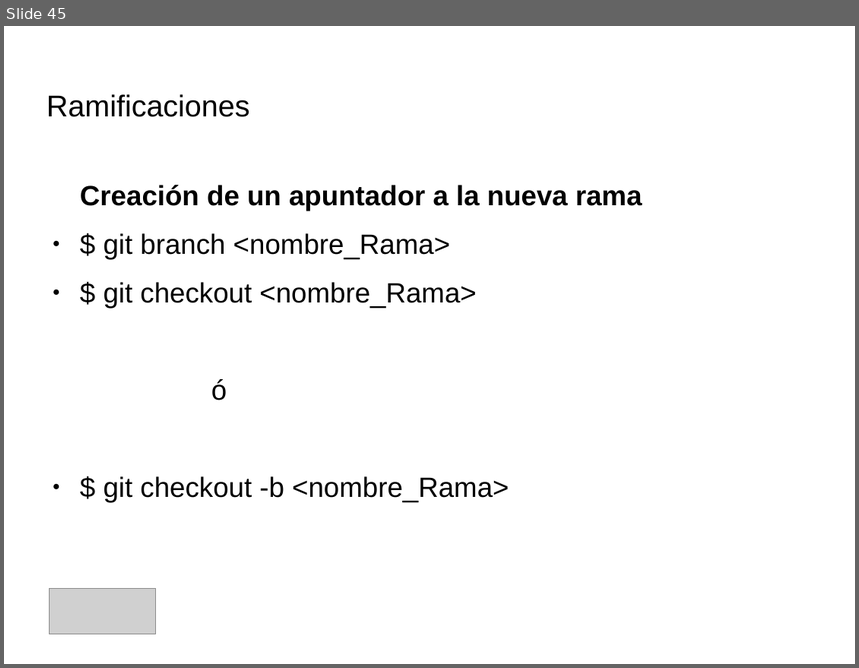
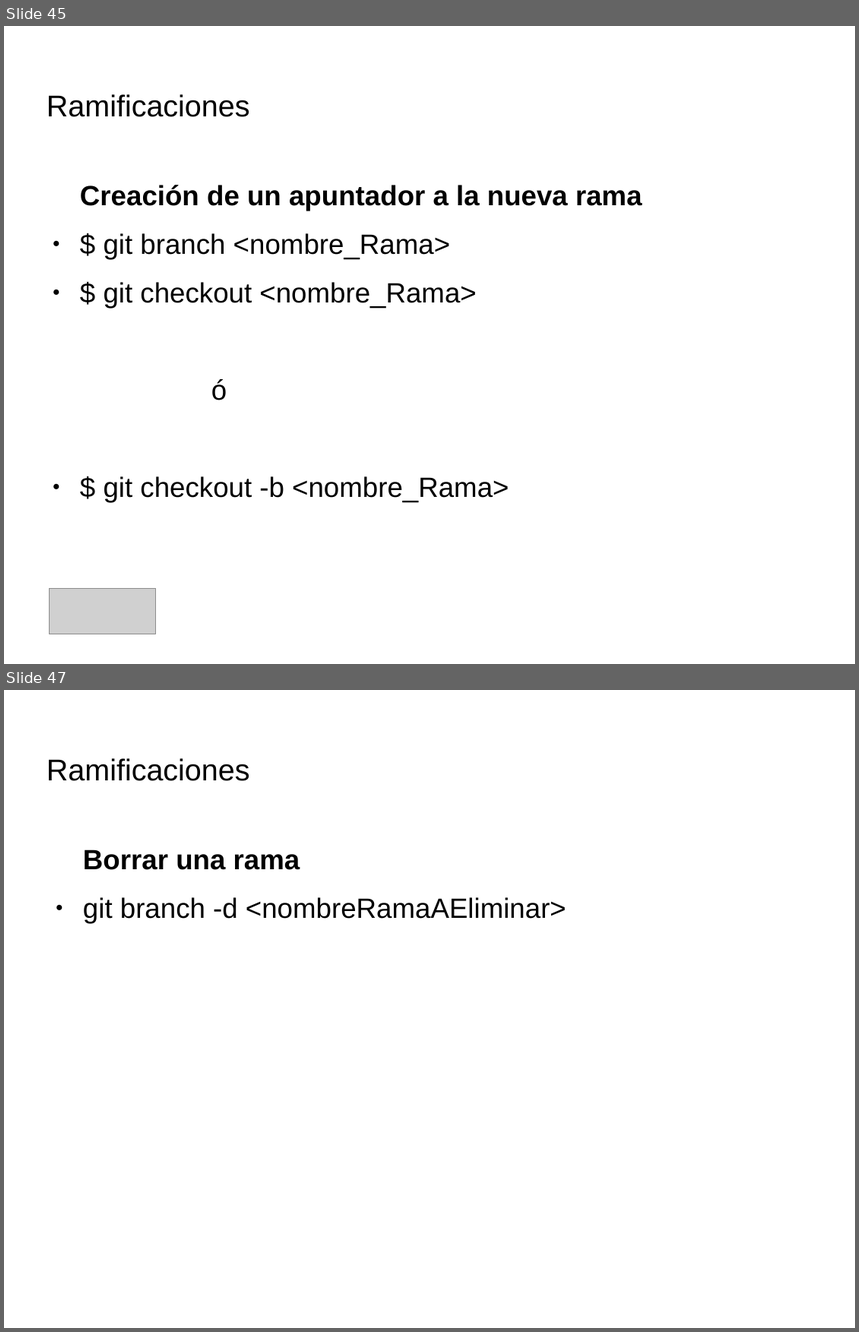
Before and after one commit to IllanPedro/Hardware, a slide deck: CursoGIT,GITHUB,SOURCETREE/Precentacion_Git.odp. Shown one above the other, each under a label of ours: slide 45 before the commit, slides 45 and 47 after it; the slides between them are not shown. The pictures are 859x668 and 859x1332 pixels, drawn with LibreOffice and Linux fonts; fonts in the diff are those of the drawing; grey boxes stand for pictures; background and template pictures are left out. Boxes give left, top, right and bottom in pixels: in the first picture for what was removed or moved away, otherwise in the second. Text is boxed around its words. In the diff, an @@ line names an element or a change of style, - is before the commit and + after.

```diff
--- a/CursoGIT,GITHUB,SOURCETREE/Precentacion_Git.odp
+++ b/CursoGIT,GITHUB,SOURCETREE/Precentacion_Git.odp
@@ slide 47 added at (4, 690, 855, 1328), background picture (left out) @@
@@ title added at (47, 758, 250, 781), 28 pt, text #000000 @@
+Ramificaciones
@@ text added at (83, 850, 566, 923), 26 pt, text #000000 @@
+Borrar una rama
+● git branch -d <nombreRamaAEliminar>
```
Also in this commit, not shown: 1 slide changed, 1 other file.
